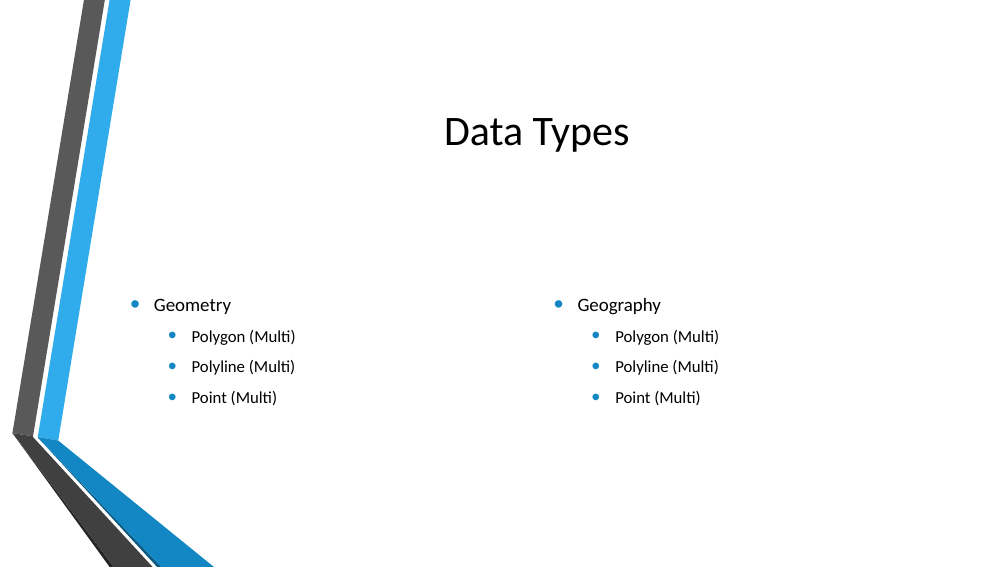
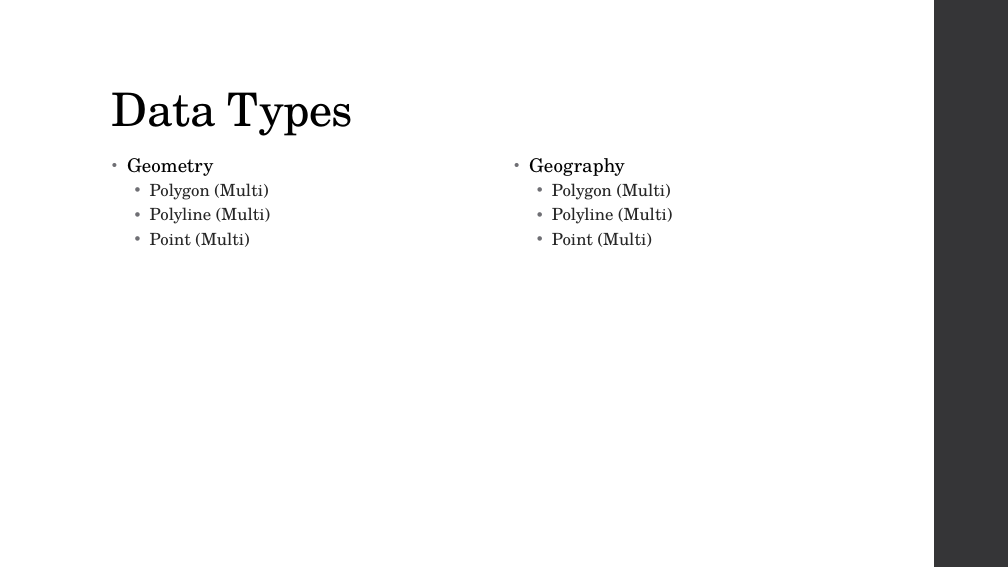
Before and after one commit to MGIS-UMN/GIS5577_week5, a slide deck: slide 6 of Spatial_Databases.odp. Drawn at 1008x567 pixels with LibreOffice and Linux fonts; fonts in the diff are those of the drawing; background and template pictures are left out. Boxes give left, top, right and bottom in pixels: in the first picture for what was removed or moved away, otherwise in the second. Text is boxed around its words. In the diff, an @@ line names an element or a change of style, - is before the commit and + after.

```diff
--- a/Spatial_Databases.odp
+++ b/Spatial_Databases.odp
@@ freeform shape added at (x1=934, y1=0, x2=1008, y2=567), fill #353537 @@
@@ title "Data Types" moved from (x1=444, y1=118, x2=630, y2=152) to (x1=112, y1=92, x2=354, y2=136) @@
@@ title "Data Types" at (x1=112, y1=92, x2=354, y2=136): size 40 to 44 pt, font Calibri to TeX Gyre Schola, letter spacing 0 to -0.5 pt; alignment centre to left; line spacing 1 to 0.9; vertical alignment middle to bottom @@
@@ text "Geometry" moved from (x1=154, y1=298, x2=295, y2=405) to (x1=127, y1=158, x2=270, y2=247) @@
@@ text "Geometry" at (x1=127, y1=158, x2=270, y2=247): font Calibri to TeX Gyre Schola; letter spacing 0 to 0.1 pt in "Geometry"; text colour #000000 to #262626 in "Polygon (Multi)", "Polyline (Multi)", "Point (Multi)"; indent changed; line spacing 1 to 0.95; more space between paragraphs; bullet colour #1287C3 to #6F6F74; line spacing 1 to 0.9; less space between paragraphs; vertical alignment middle to top @@
@@ text "Geography" moved from (x1=578, y1=298, x2=719, y2=405) to (x1=529, y1=158, x2=672, y2=247) @@
@@ text "Geography" at (x1=529, y1=158, x2=672, y2=247): font Calibri to TeX Gyre Schola; letter spacing 0 to 0.1 pt in "Geography"; text colour #000000 to #262626 in "Polygon (Multi)", "Polyline (Multi)", "Point (Multi)"; indent changed; line spacing 1 to 0.95; more space between paragraphs; bullet colour #1287C3 to #6F6F74; line spacing 1 to 0.9; less space between paragraphs; vertical alignment middle to top @@
@@ group removed at (x1=12, y1=0, x2=214, y2=567): 6 freeform shapes @@
```
Also in this commit, not shown: 40 other slides changed.
